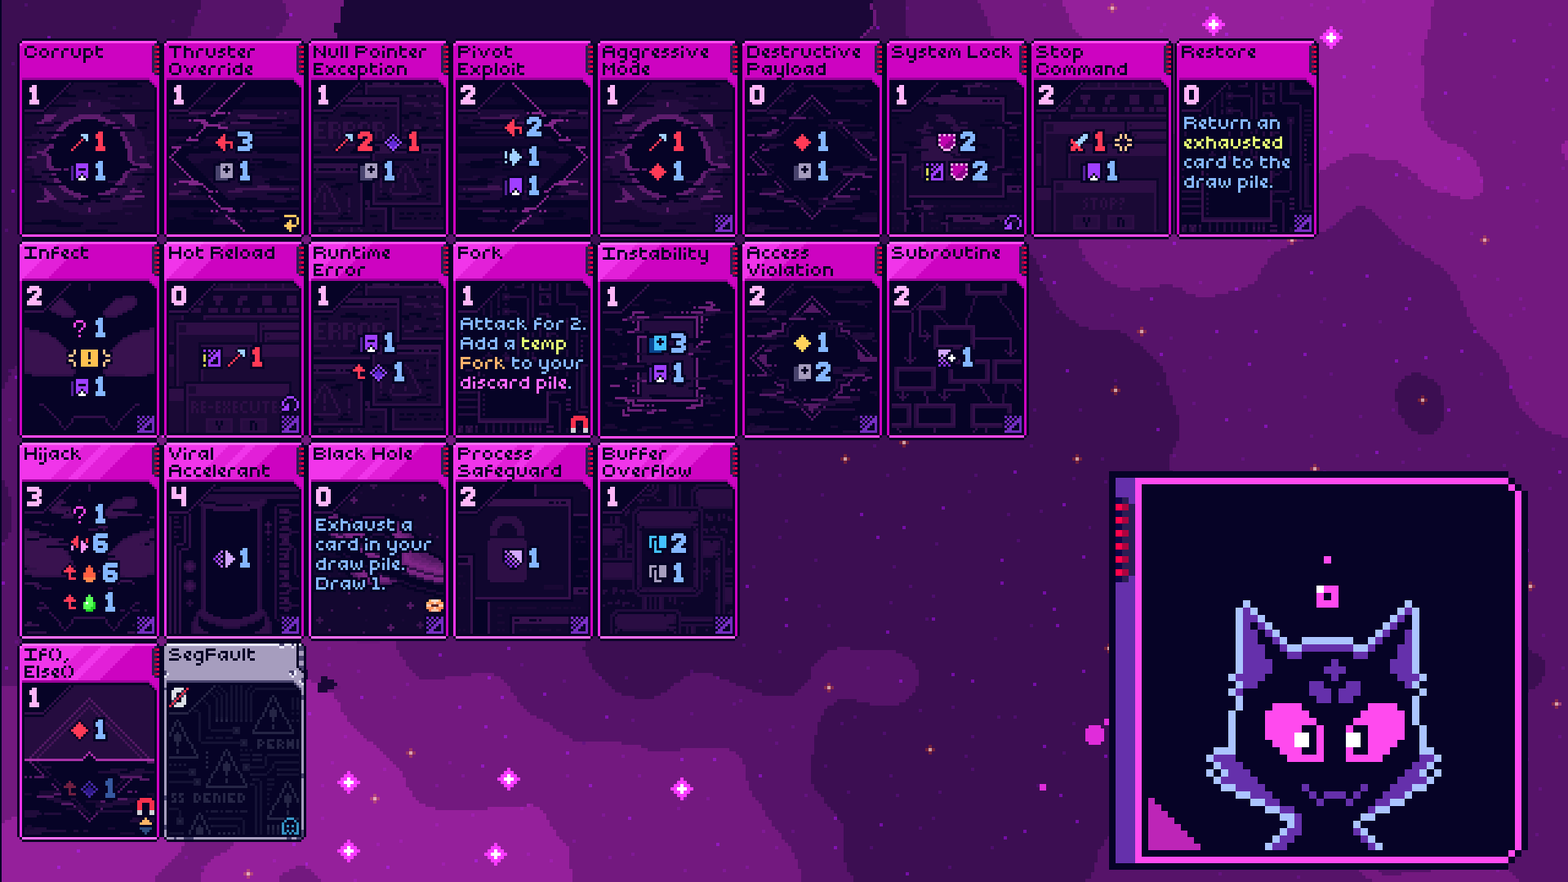
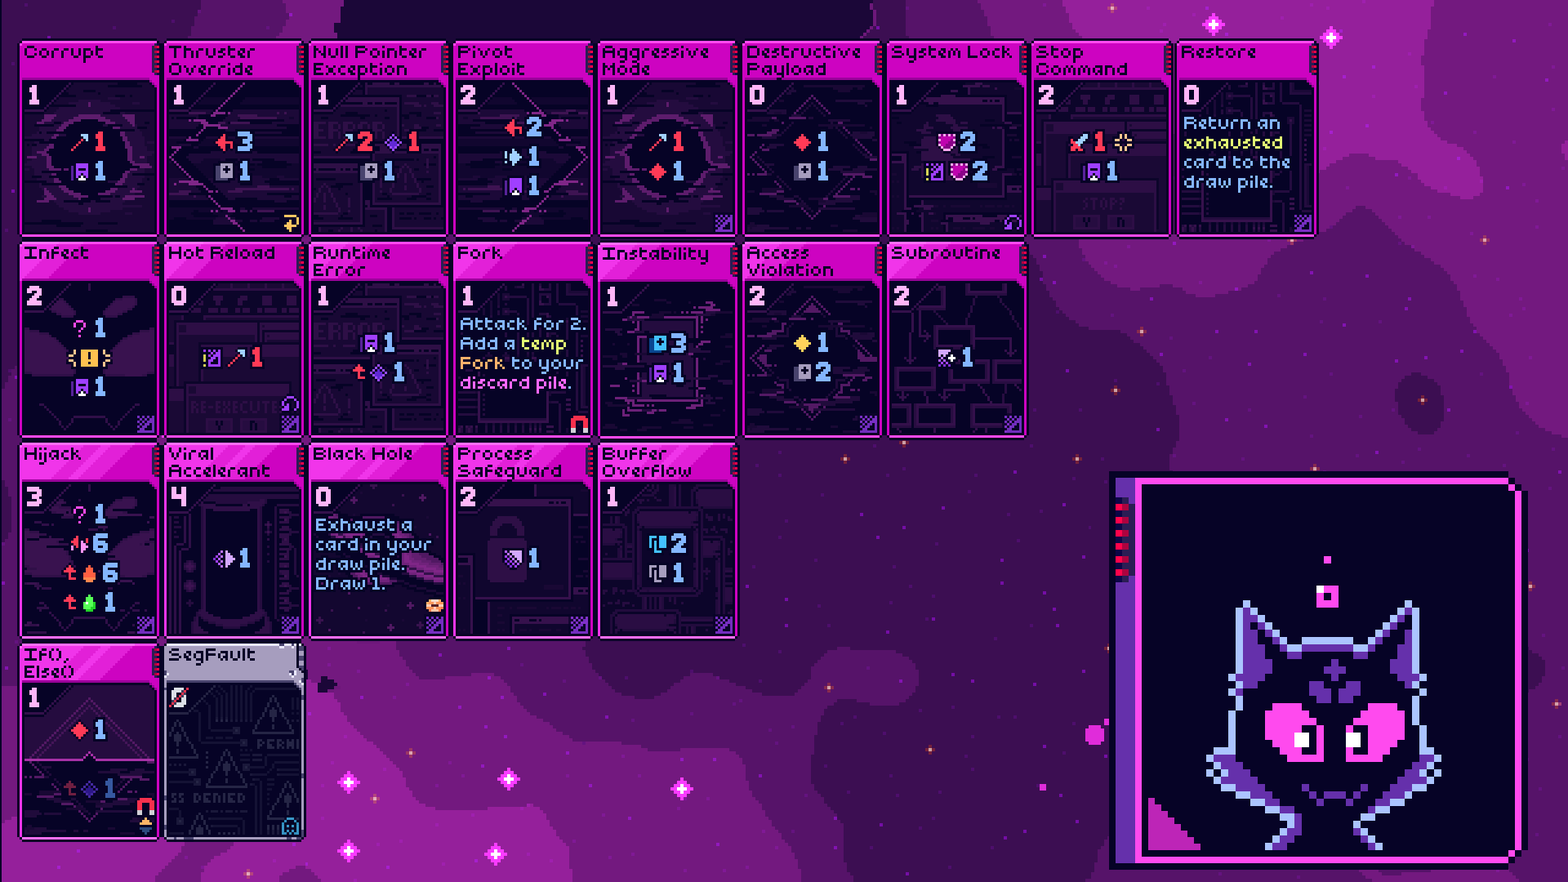
Comparing the layer stacks of the two 1568x882 images. Changes:
painted on "Stop Command" over [1090,168,1098,171]